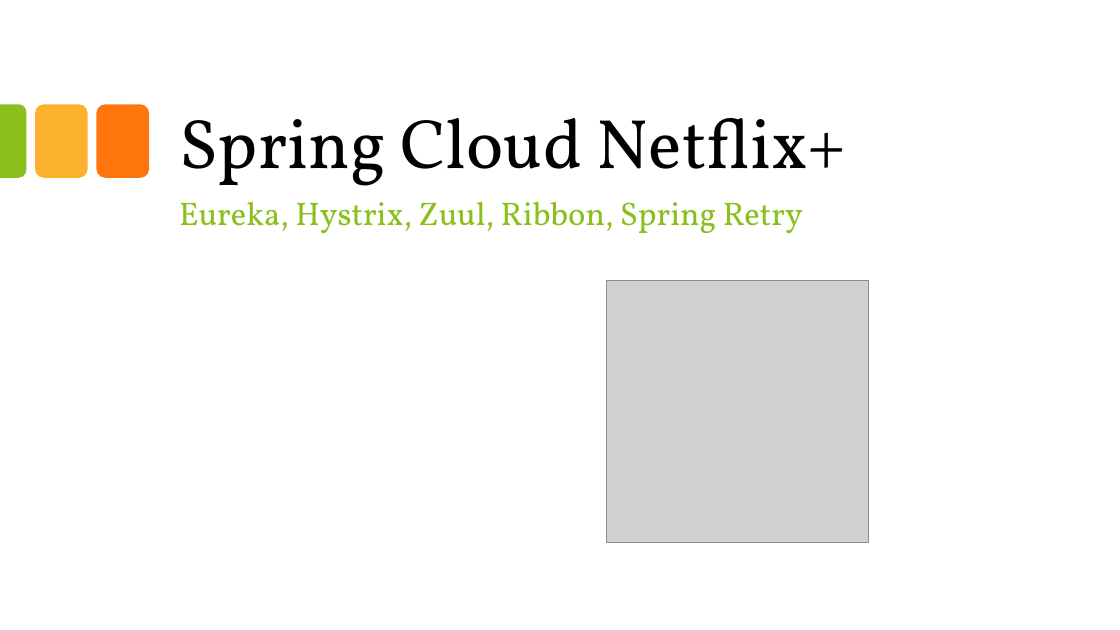
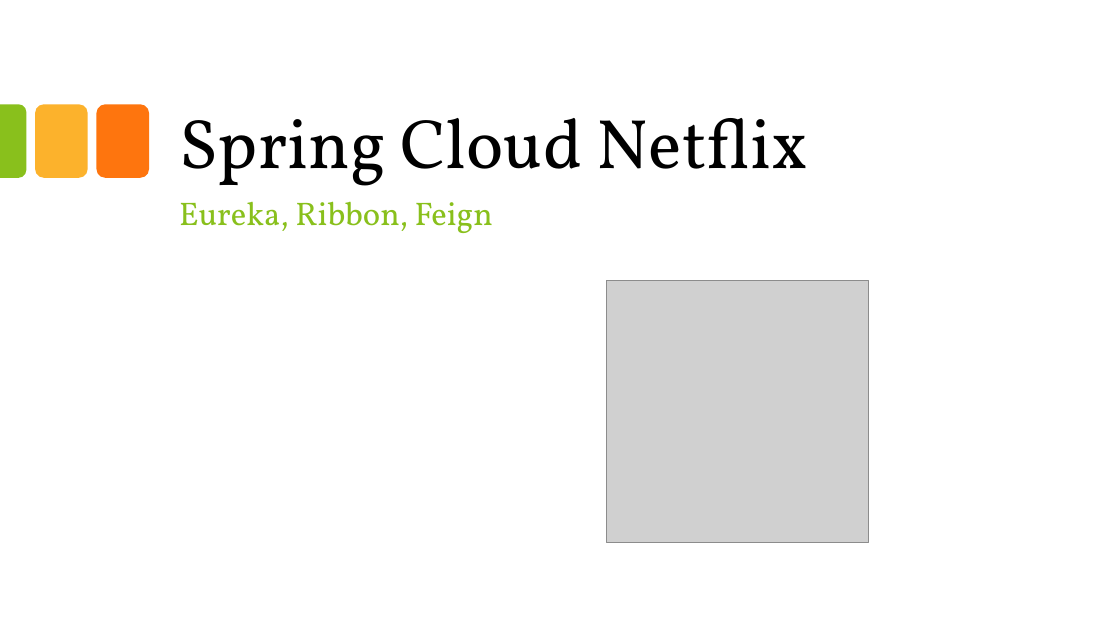
Before and after one commit to darzieba/spring-cloud-netflix, a slide deck: slide 1 of SpringCloudNetflix.pptx. Drawn at 1120x630 pixels with LibreOffice and Linux fonts; fonts in the diff are those of the drawing; grey boxes stand for pictures; background and template pictures are left out. Boxes give left, top, right and bottom in pixels: in the first picture for what was removed or moved away, otherwise in the second. Text is boxed around its words. In the diff, an @@ line names an element or a change of style, - is before the commit and + after.

Commit message:
Ribbon support

```diff
--- a/SpringCloudNetflix.pptx
+++ b/SpringCloudNetflix.pptx
@@ title at (179, 118, 808, 186): text changed @@
-Spring Cloud Netflix+
+Spring Cloud Netflix
@@ subtitle at (179, 201, 493, 233): text changed @@
-Eureka, Hystrix, Zuul, Ribbon, Spring Retry
+Eureka, Ribbon, Feign
```
Also in this commit, not shown: 2 slides added, 1 slide removed, 5 other files.
